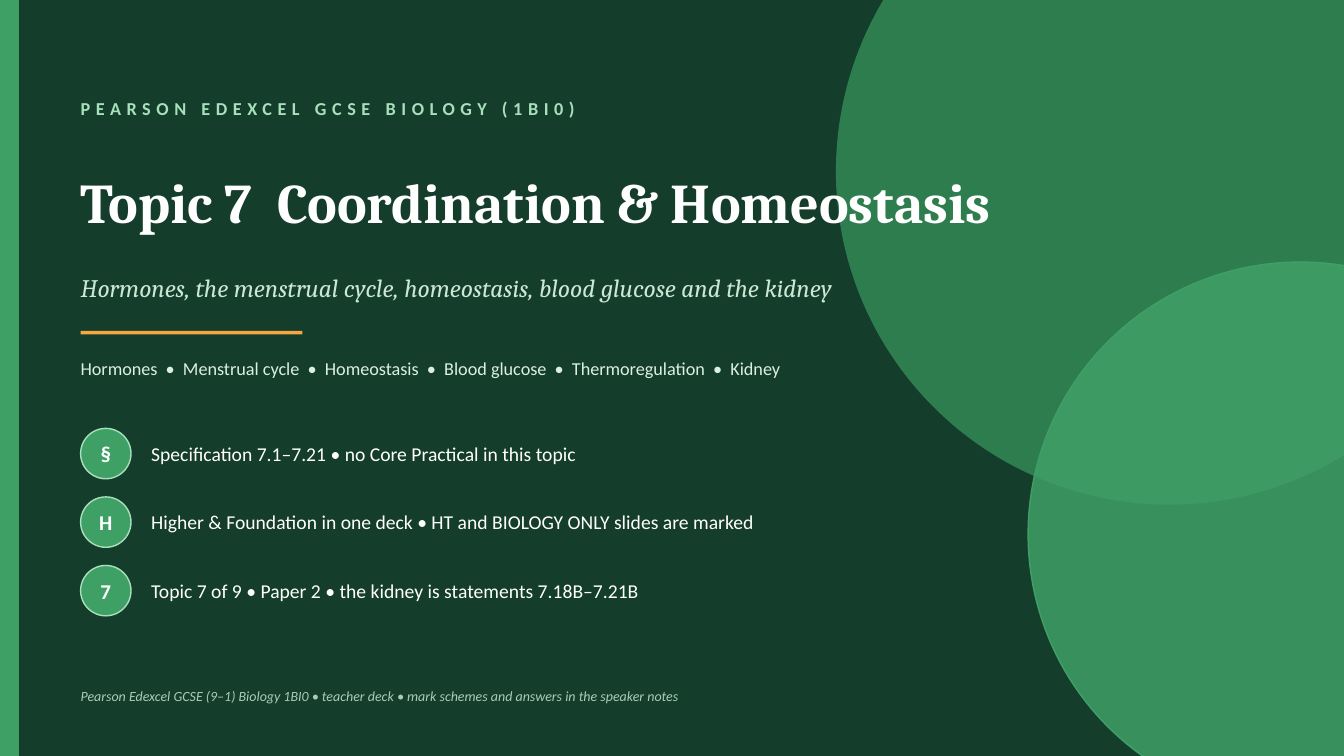
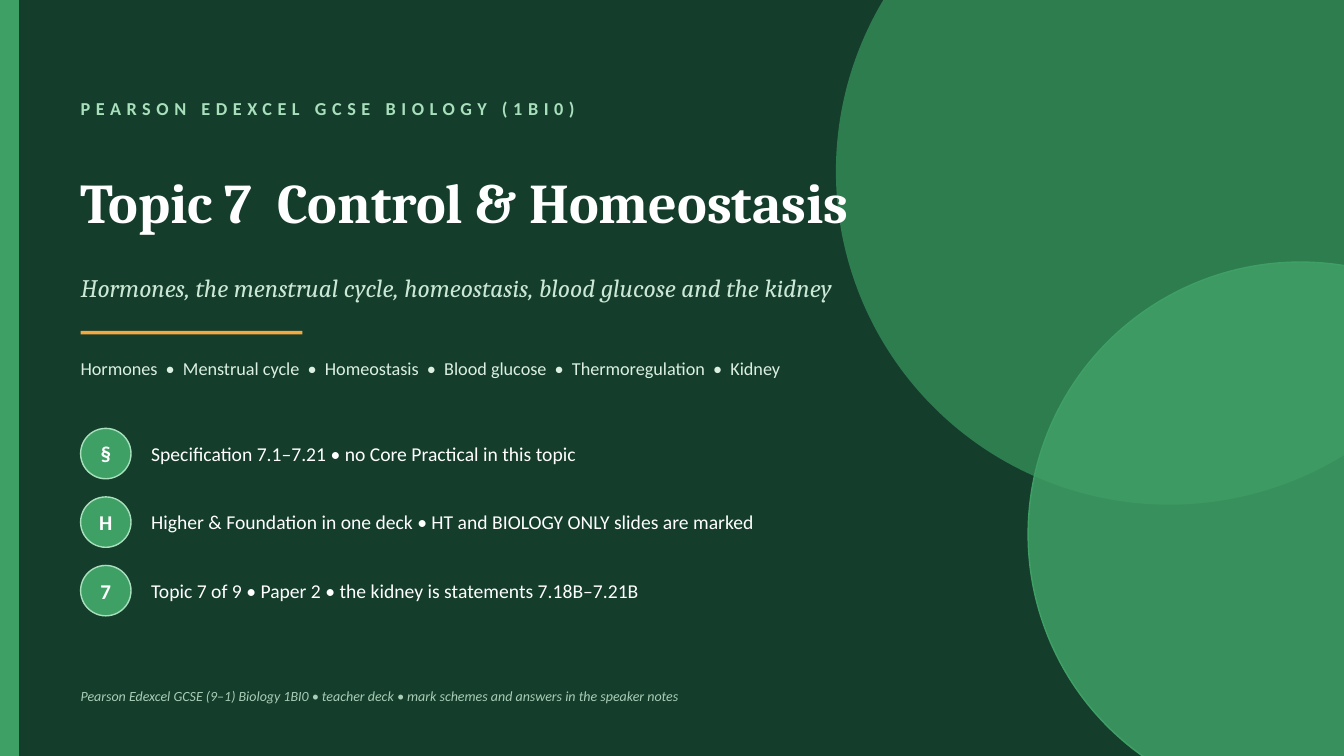
Before and after one commit to pstephenphilip-ship-it/Piri-MBBS, a slide deck: slide 1 of gcse-slides/edexcel-biology/EDX_1BI0_T7_CoordinationHomeostasis.pptx. Drawn at 1344x756 pixels with LibreOffice and Linux fonts; fonts in the diff are those of the drawing. Boxes give left, top, right and bottom in pixels: in the first picture for what was removed or moved away, otherwise in the second. Text is boxed around its words. In the diff, an @@ line names an element or a change of style, - is before the commit and + after.

```diff
--- a/gcse-slides/edexcel-biology/EDX_1BI0_T7_CoordinationHomeostasis.pptx
+++ b/gcse-slides/edexcel-biology/EDX_1BI0_T7_CoordinationHomeostasis.pptx
@@ text at [81,172,849,236]: text changed @@
-Topic 7 Coordination & Homeostasis
+Topic 7 Control & Homeostasis
```
Also in this commit, not shown: 18 other slides changed, 1 other file.
